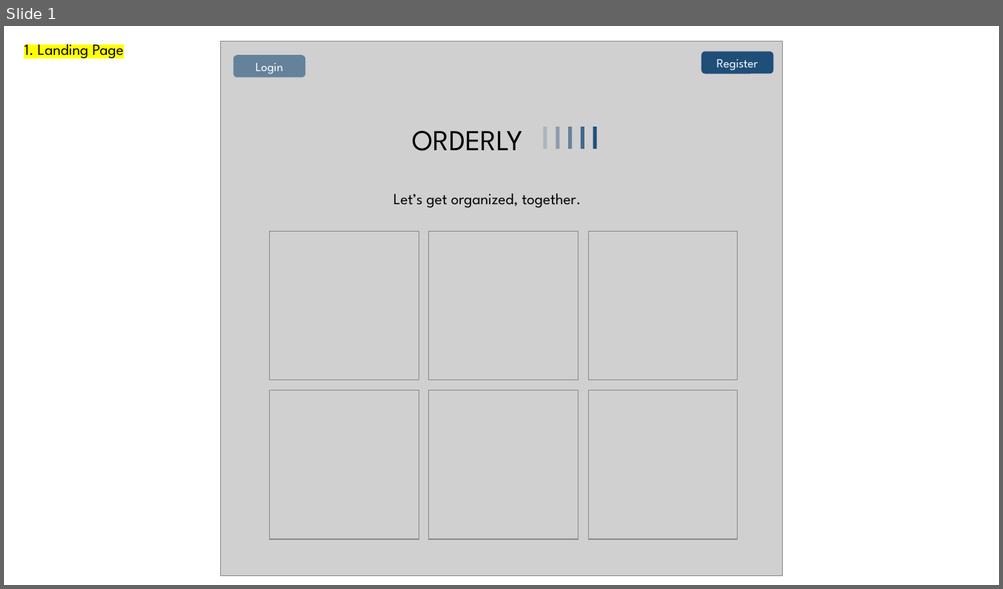
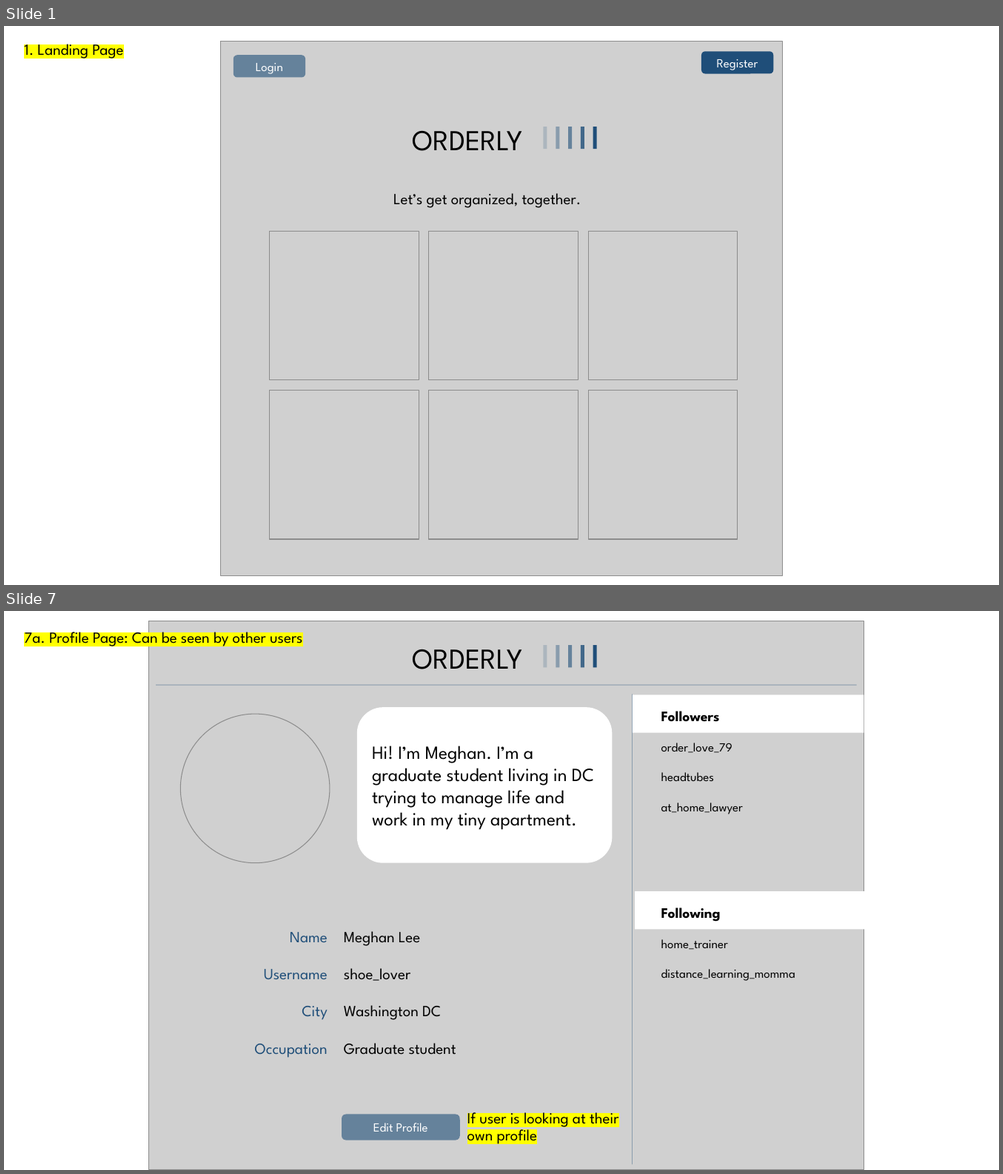
Before and after one commit to Dec2020PandA/Julia_Kennard_Solo_Project, a slide deck: Orderly.pptx. Shown one above the other, each under a label of ours: slide 1 before the commit, slides 1 and 7 after it; the slides between them are not shown. The pictures are 1003x589 and 1003x1174 pixels, drawn with LibreOffice and Linux fonts; fonts in the diff are those of the drawing; grey boxes stand for pictures. Boxes give left, top, right and bottom in pixels: in the first picture for what was removed or moved away, otherwise in the second. Text is boxed around its words. In the diff, an @@ line names an element or a change of style, - is before the commit and + after.

```diff
--- a/Orderly.pptx
+++ b/Orderly.pptx
@@ slide 7 added at bbox=[4, 611, 999, 1170], background #FFFFFF @@
@@ subtitle added at bbox=[24, 628, 302, 648], 15 pt, text #000000 @@
+7a. Profile Page: Can be seen by other users
@@ picture added at bbox=[149, 621, 864, 1170] @@
@@ title added at bbox=[412, 649, 523, 669], 27.9 pt, text #000000 @@
+ORDERLY
@@ rectangle added at bbox=[543, 645, 547, 668], fill #1F4E79 at 20% opacity @@
@@ rectangle added at bbox=[555, 645, 559, 668], fill #1F4E79 at 40% opacity @@
@@ rectangle added at bbox=[568, 645, 572, 668], fill #1F4E79 at 60% opacity @@
@@ rectangle added at bbox=[580, 645, 584, 668], fill #1F4E79 at 80% opacity @@
@@ rectangle added at bbox=[593, 645, 597, 668], fill #1F4E79 @@
@@ line added from (156, 685) to (856, 685), #1F4E79 0.5 pt @@
@@ rectangle added at bbox=[632, 695, 864, 732], fill #FFFFFF @@
@@ line added from (632, 694) to (632, 1165), #1F4E79 0.5 pt @@
@@ picture added at bbox=[180, 714, 330, 863] @@
@@ rounded rectangle added at bbox=[357, 707, 612, 863], fill #FFFFFF, 18 pt, text #000000 @@
+Hi! I’m Meghan. I’m a graduate student living in DC trying to manage life and work in my tiny apartment.
@@ text added at bbox=[661, 711, 795, 981], 12 pt, text #000000 @@
+Followers
+order_love_79
+headtubes
+at_home_lawyer
+Following
+home_trainer
+distance_learning_momma
@@ rectangle added at bbox=[634, 891, 866, 930], fill #FFFFFF @@
@@ text added at bbox=[255, 932, 327, 1058], 15 pt, text #1F4E79 @@
+Name
+Username
+City
+Occupation
@@ text added at bbox=[344, 931, 456, 1055], 15 pt, text #000000 @@
+Meghan Lee
+shoe_lover
+Washington DC
+Graduate student
@@ rounded rectangle added at bbox=[341, 1115, 459, 1141], fill #1F4E79 at 60% opacity, 12 pt, text #FFFFFF @@
+Edit Profile
@@ text added at bbox=[467, 1108, 619, 1145], 15 pt, text #000000 @@
+If user is looking at their own profile
```
Also in this commit, not shown: 3 slides changed, 3 other slides added, 2 other files.
